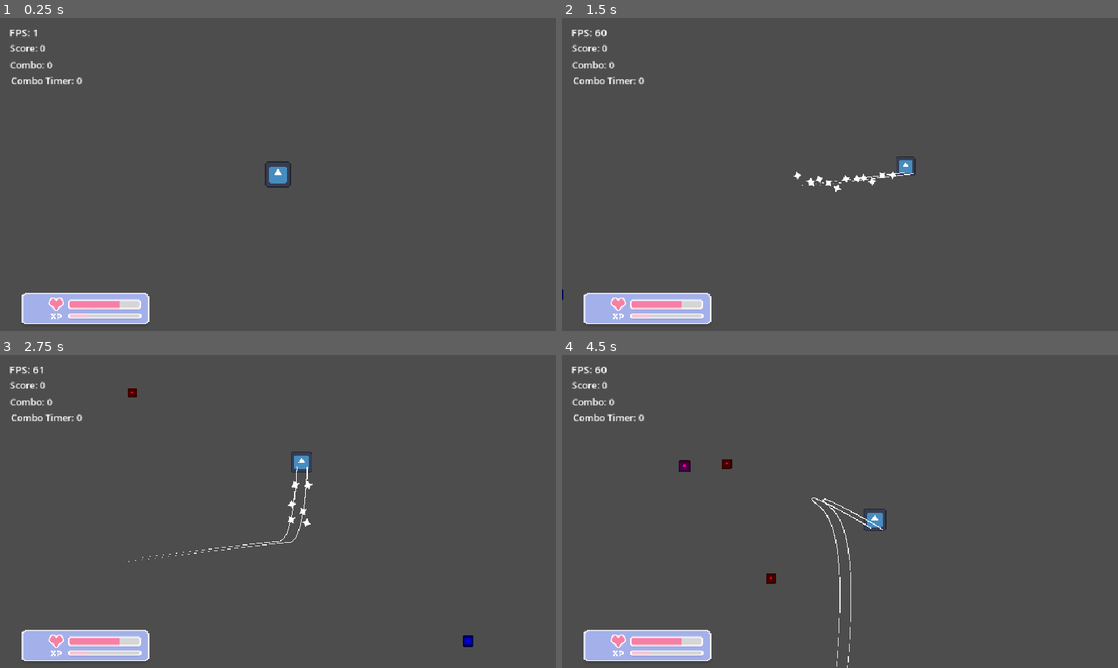
Above: before the commit, frames 1-4 (two rows, left to right).
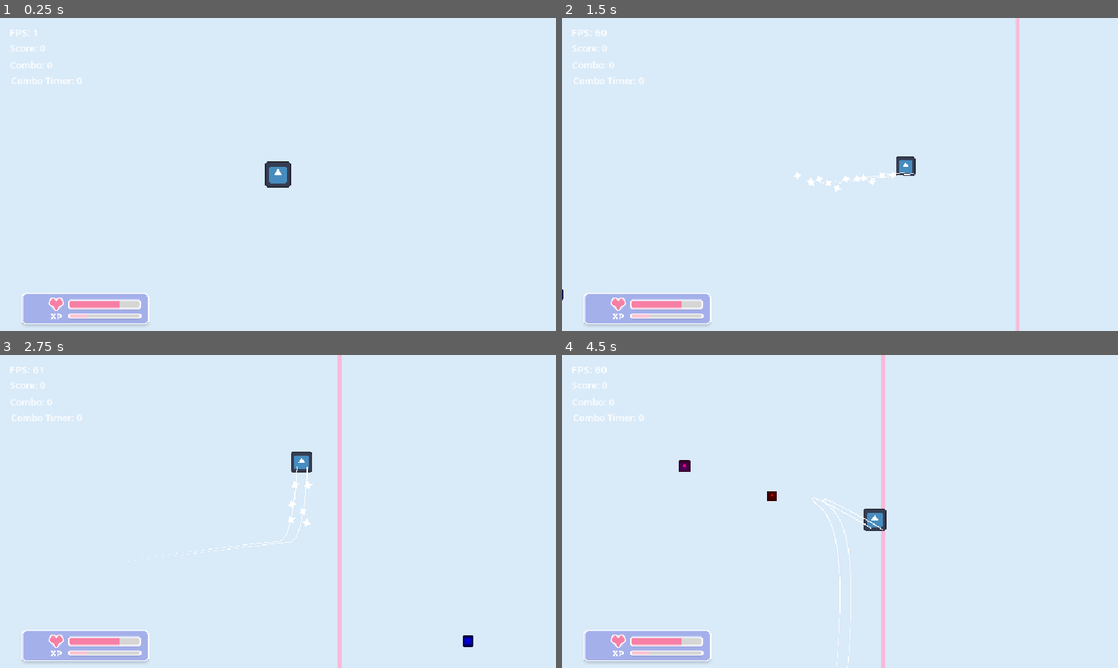
Above: after the commit, the same moments.

Repository: JLwuw/otter-jam
Game: Godot game, scene res://Scenes/gameplay_test.tscn
The game is run twice, just before and just after one commit, with the same random seed, the same clock (stepped at 60 frames per second) and the same inputs. The engine's default icon, where the game draws it, is replaced by a stand-in: a white triangle on a blue panel in a dark square.
Inputs (mouse positions are in pixels of both pictures, inside the frame that each line leads up to):
- Up to frame 1 (0.25 s): no input
- Up to frame 2 (1.5 s): tap Enter at 0.5 s; move the mouse to (962, 158) at 0.52 s; press the mouse at (962, 158) at 0.53 s; move the mouse to (728, 190) at 1.27 s; release the mouse at (728, 190) at 1.28 s; click (728, 190) at 1.35 s
- Up to frame 3 (2.75 s): move the mouse to (333, 442) at 2.02 s; press the mouse at (333, 442) at 2.03 s
- Up to frame 4 (4.5 s): move the mouse to (812, 574) at 2.77 s; release the mouse at (812, 574) at 2.78 s; click (812, 574) at 2.85 s; move the mouse to (1006, 558) at 3.52 s; press the mouse at (1006, 558) at 3.53 s; move the mouse to (673, 464) at 4.27 s; release the mouse at (673, 464) at 4.28 s; click (673, 464) at 4.35 s

The runs differ from the first frame. In frame 1, 97% of the frame differs, in the area x 0-100%, y 0-100%; in frame 2, 97%; in frame 3, 97%; in frame 4, 97%.

Commit message:
fix: enemy slow shooter component loads properly

Diff:
--- a/Scenes/gameplay_test.tscn
+++ b/Scenes/gameplay_test.tscn
@@ -88,7 +88,6 @@
 texture_progress = ExtResource("10_wl76b")
 
 [node name="Rink" parent="." unique_id=487660221 instance=ExtResource("5_6nxcd")]
-visible = false
 position = Vector2(-3086, -1935)
 
 [node name="Player" parent="." unique_id=2009590095 instance=ExtResource("1_6kpuu")]
--- a/Scripts/Enemies/enemy.gd
+++ b/Scripts/Enemies/enemy.gd
@@ -34,7 +34,6 @@
 func _on_visible_on_screen_notifier_2d_screen_exited() -> void:
 	set_enemy_active(false)
 
-
 func set_enemy_active(is_active: bool) -> void:
 	sprite.visible = is_active
 
--- a/Scripts/Enemies/enemy_slow_chaser.gd
+++ b/Scripts/Enemies/enemy_slow_chaser.gd
@@ -3,7 +3,7 @@
 
 func _ready() -> void:
 	super._ready()
-	var chase_component: ComponentPlayerChase = get_node_or_null("Player Chase Component")
+	var chase_component: ComponentPlayerChase = $"Player Chase Component"
 	chase_component.player = player
 
 func set_enemy_active(is_active: bool) -> void:
--- a/Scripts/Enemies/enemy_slow_shooter.gd
+++ b/Scripts/Enemies/enemy_slow_shooter.gd
@@ -1,20 +1,15 @@
 class_name EnemySlowShooter
 extends Enemy
 
-var 	shoot_component: ComponentBasicShoot
+@onready var shoot_component: ComponentBasicShoot = $"Basic Shoot Component"
 
 func _ready() -> void:
 	super._ready()
-	var chase_component: ComponentPlayerChase = get_node_or_null("Player Chase Component")
-	shoot_component = get_node_or_null("Basic Shoot Component")
+	var chase_component: ComponentPlayerChase = $"Player Chase Component"
 	chase_component.player = player
 	shoot_component.player = player
 
 func set_enemy_active(is_active: bool) -> void:
 	super.set_enemy_active(is_active)
 
-	if shoot_component == null:
-		print("Shoot component not found on", name)
-		return
-
 	shoot_component.set_process(is_active)
